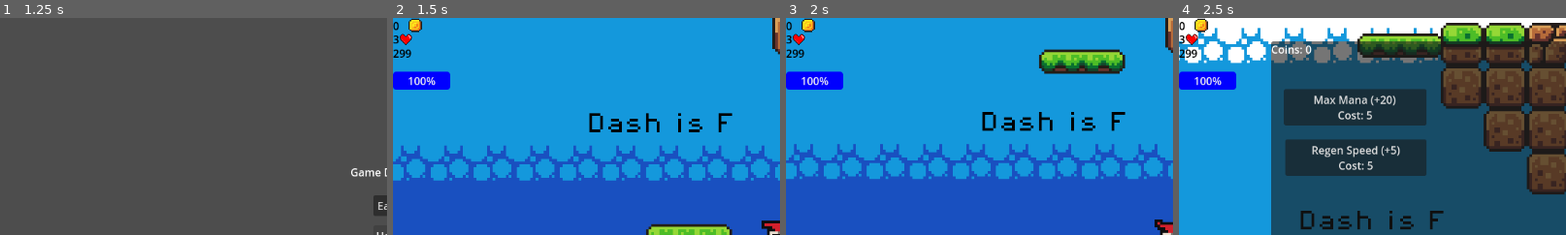
Above: before the commit, frames 1-4 (left to right).
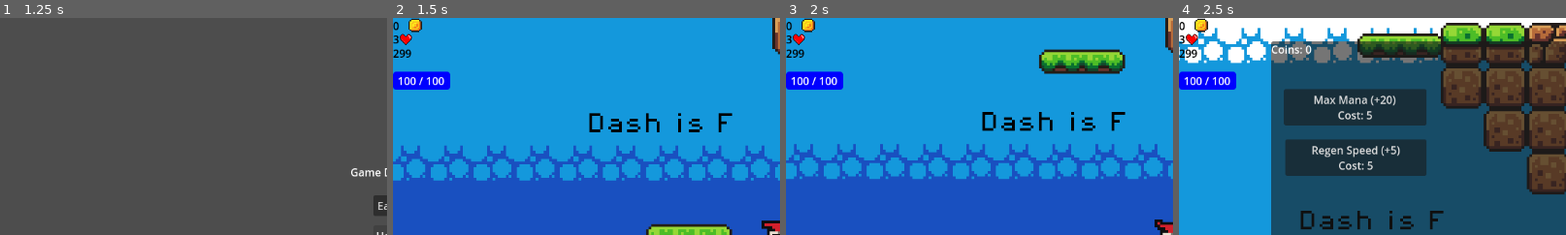
Above: after the commit, the same moments.

Repository: lolhx/Goddot-game
Game: Godot game, scene res://scene/start.tscn
The game is run twice, just before and just after one commit, with the same random seed, the same clock (stepped at 60 frames per second) and the same inputs. Sound files missing from this copy of the repository are replaced by a short silence.
Inputs:
- Up to frame 1 (1.25 s): click "Start" at 0.5 s
- Up to frame 2 (1.5 s): click "Easy" at 1.25 s
- Up to frame 3 (2 s): no input
- Up to frame 4 (2.5 s): hold D (right) from 2.03 s (still down); tap Space (jump) at 2.1, 2.27 s; tap B (shop) at 2.3 s
The pictures show only the part of the screen within x 0-50%, y 0-50%; the shares and areas given below are measured in that part.

Frame 1 is identical in both runs. In frame 2, 0.3% of the frame differs, in the area x 1-14%, y 27-32%; in frame 3, 0.3%; in frame 4, 0.3%.

Commit message:
Mana bar astetic fix

Diff:
--- a/scene/player.tscn
+++ b/scene/player.tscn
@@ -259,6 +259,17 @@
 theme_override_styles/fill = SubResource("StyleBoxFlat_fvtld")
 step = 1.0
 value = 100.0
+show_percentage = false
+
+[node name="ManaLabel" type="Label" parent="CanvasLayer/ProgressBar"]
+layout_mode = 1
+anchors_preset = 15
+anchor_right = 1.0
+anchor_bottom = 1.0
+grow_horizontal = 2
+grow_vertical = 2
+horizontal_alignment = 1
+vertical_alignment = 1
 
 [node name="ShopMenu" type="Panel" parent="CanvasLayer"]
 process_mode = 3
--- a/scripts/player.gd
+++ b/scripts/player.gd
@@ -15,7 +15,6 @@
 var gravity = ProjectSettings.get_setting("physics/2d/default_gravity")
 
 # --- MANA VARIABLES ---
-# We ONLY track current mana here. Max and Regen come from the Global script!
 var current_mana = 0.0
 var mana_cost = 20.0
 
@@ -24,20 +23,17 @@
 @onready var audio_player: AudioStreamPlayer2D = $AudioStreamPlayer2D
 @onready var FireballAim = $fireballPosition
 
-# Ensure you have added these nodes to your scene as discussed!
+# UI References
 @onready var mana_bar = $CanvasLayer/ProgressBar
+@onready var mana_label = $CanvasLayer/ProgressBar/ManaLabel # <--- NEW REFERENCE
 @onready var shop_menu = $CanvasLayer/ShopMenu
 
 var fireball_path = preload("res://scene/fireballl_attack.tscn")
 
-# New variable for double jump
 var jumps_left = 2
 
 func _ready():
-	# Start with full mana based on your Global stat
 	current_mana = Global.max_mana
-
-	# Hide the shop when the game starts
 	if shop_menu:
 		shop_menu.visible = false
 
@@ -57,22 +53,23 @@
 			shop_menu.visible = true
 			get_tree().paused = true
 
-	# --- STOP EVERYTHING ELSE IF PAUSED ---
-	# Add this check right here!
 	if get_tree().paused:
 		return
 
 	# --- MANA LOGIC ---
-	# Regenerate using the GLOBAL regen speed
 	if current_mana < Global.max_mana:
 		current_mana += Global.mana_regen * delta
 		if current_mana > Global.max_mana:
 			current_mana = Global.max_mana
 
-	# Update the UI Bar
+	# --- UPDATE UI ---
 	if mana_bar:
-		mana_bar.max_value = Global.max_mana # Bar grows if you buy upgrades!
+		mana_bar.max_value = Global.max_mana
 		mana_bar.value = current_mana
+
+	# Update the text to show "Current / Max" (e.g., "50 / 100")
+	if mana_label:
+		mana_label.text = str(int(current_mana)) + " / " + str(int(Global.max_mana))
 
 	# --- FIREBALL LOGIC ---
 	if Input.is_action_just_pressed("fire"):
@@ -87,7 +84,7 @@
 		else:
 			print("Not enough mana!")
 
-	# --- MOVEMENT LOGIC (Unchanged) ---
+	# --- MOVEMENT LOGIC ---
 	if is_on_floor():
 		jumps_left = 2
 
